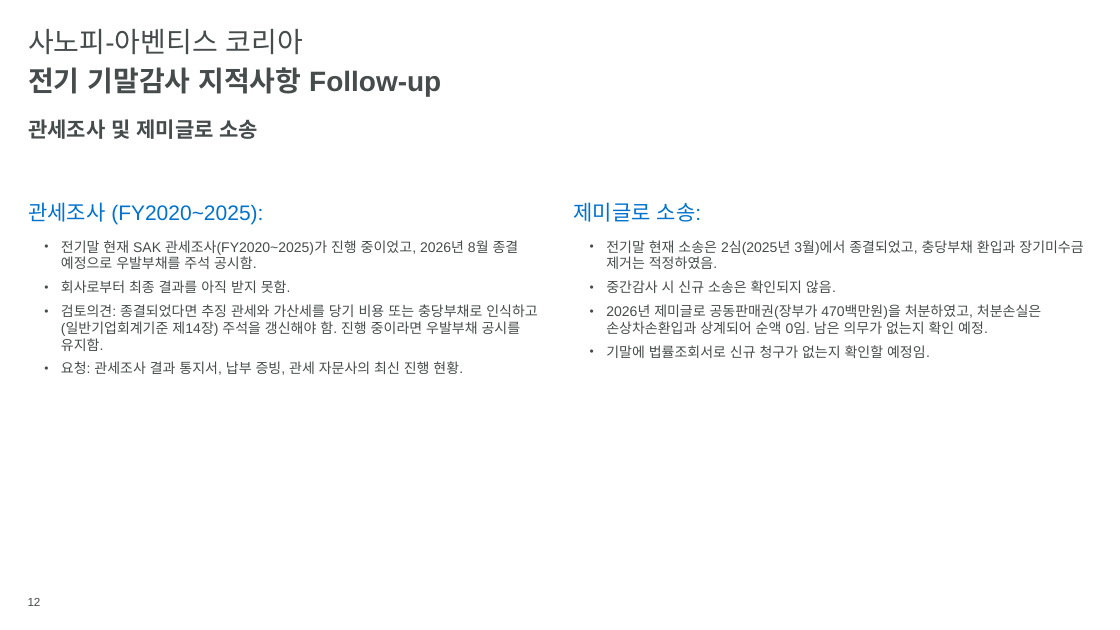
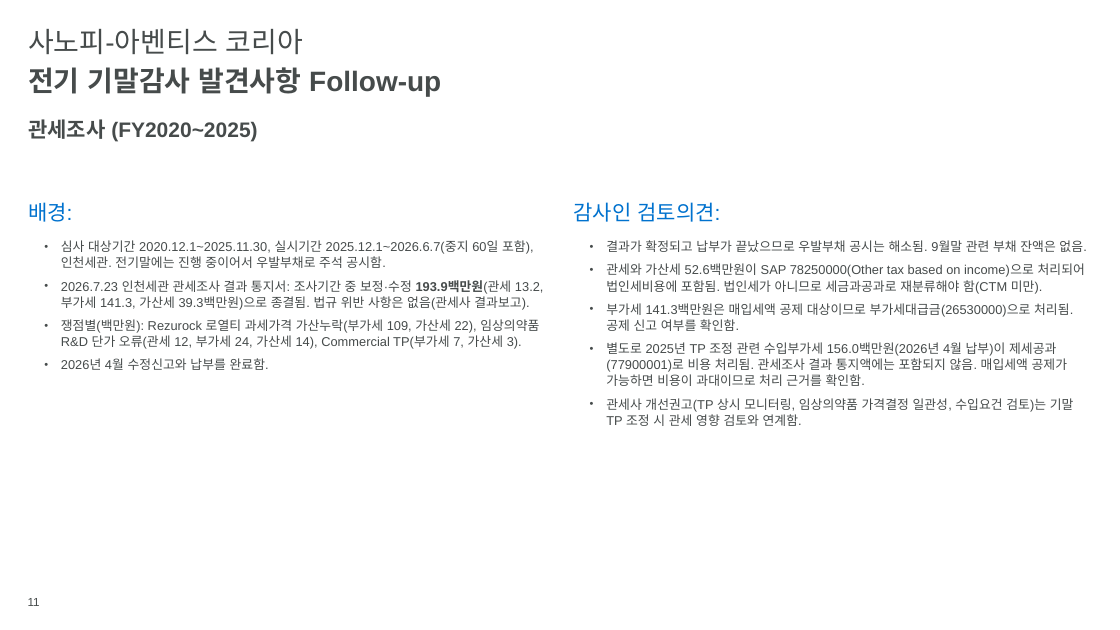
Before and after one commit to hansesle-maker/code, a slide deck: slide 11 of deliverables/SAK_FY2026_Interim_Closing_KO.pptx (slide 12 before the commit). Drawn at 1120x630 pixels with LibreOffice and Linux fonts; fonts in the diff are those of the drawing; background and template pictures are left out. Boxes give left, top, right and bottom in pixels: in the first picture for what was removed or moved away, otherwise in the second. Text is boxed around its words. In the diff, an @@ line names an element or a change of style, - is before the commit and + after.

```diff
--- a/deliverables/SAK_FY2026_Interim_Closing_KO.pptx
+++ b/deliverables/SAK_FY2026_Interim_Closing_KO.pptx
@@ text at (x1=28, y1=67, x2=441, y2=96): text changed @@
-전기 기말감사 지적사항 Follow-up
+전기 기말감사 발견사항 Follow-up
@@ text at (x1=28, y1=119, x2=257, y2=142): text changed @@
-관세조사 및 제미글로 소송
+관세조사 (FY2020~2025)
@@ text at (x1=28, y1=202, x2=72, y2=222): text changed @@
-관세조사 (FY2020~2025):
+배경:
@@ text at (x1=574, y1=202, x2=720, y2=222): text changed @@
-제미글로 소송:
+감사인 검토의견:
@@ text at (x1=606, y1=240, x2=1086, y2=426): text changed; size 12 to 11 pt @@
-  • 전기말 현재 소송은 2심(2025년 3월)에서 종결되었고, 충당부채 환입과 장기미수금 제거는 적정하였음.
-  • 중간감사 시 신규 소송은 확인되지 않음.
-  • 2026년 제미글로 공동판매권(장부가 470백만원)을 처분하였고, 처분손실은 손상차손환입과 상계되어 순액 0임. 남은 의무가 없는지 확인 예정.
-  • 기말에 법률조회서로 신규 청구가 없는지 확인할 예정임.
+  • 결과가 확정되고 납부가 끝났으므로 우발부채 공시는 해소됨. 9월말 관련 부채 잔액은 없음.
+  • 관세와 가산세 52.6백만원이 SAP 78250000(Other tax based on income)으로 처리되어 법인세비용에 포함됨. 법인세가 아니므로 세금과공과로 재분류해야 함(CTM 미만).
+  • 부가세 141.3백만원은 매입세액 공제 대상이므로 부가세대급금(26530000)으로 처리됨. 공제 신고 여부를 확인함.
+  • 별도로 2025년 TP 조정 관련 수입부가세 156.0백만원(2026년 4월 납부)이 제세공과(77900001)로 비용 처리됨. 관세조사 결과 통지액에는 포함되지 않음. 매입세액 공제가 가능하면 비용이 과대이므로 처리 근거를 확인함.
+  • 관세사 개선권고(TP 상시 모니터링, 임상의약품 가격결정 일관성, 수입요건 검토)는 기말 TP 조정 시 관세 영향 검토와 연계함.
@@ text at (x1=61, y1=280, x2=544, y2=370): text changed; size 12 to 11 pt @@
-  • 전기말 현재 SAK 관세조사(FY2020~2025)가 진행 중이었고, 2026년 8월 종결 예정으로 우발부채를 주석 공시함.
-  • 회사로부터 최종 결과를 아직 받지 못함.
-  • 검토의견: 종결되었다면 추징 관세와 가산세를 당기 비용 또는 충당부채로 인식하고(일반기업회계기준 제14장) 주석을 갱신해야 함. 진행 중이라면 우발부채 공시를 유지함.
-  • 요청: 관세조사 결과 통지서, 납부 증빙, 관세 자문사의 최신 진행 현황.
+  • 심사 대상기간 2020.12.1~2025.11.30, 실시기간 2025.12.1~2026.6.7(중지 60일 포함), 인천세관. 전기말에는 진행 중이어서 우발부채로 주석 공시함.
+  • 2026.7.23 인천세관 관세조사 결과 통지서: 조사기간 중 보정·수정 193.9백만원(관세 13.2, 부가세 141.3, 가산세 39.3백만원)으로 종결됨. 법규 위반 사항은 없음(관세사 결과보고).
+  • 쟁점별(백만원): Rezurock 로열티 과세가격 가산누락(부가세 109, 가산세 22), 임상의약품 R&D 단가 오류(관세 12, 부가세 24, 가산세 14), Commercial TP(부가세 7, 가산세 3).
+  • 2026년 4월 수정신고와 납부를 완료함.
@@ page number at (x1=28, y1=598, x2=40, y2=606): text changed @@
-12
+11
```
Also in this commit, not shown: 12 other slides changed, 8 slides removed.
